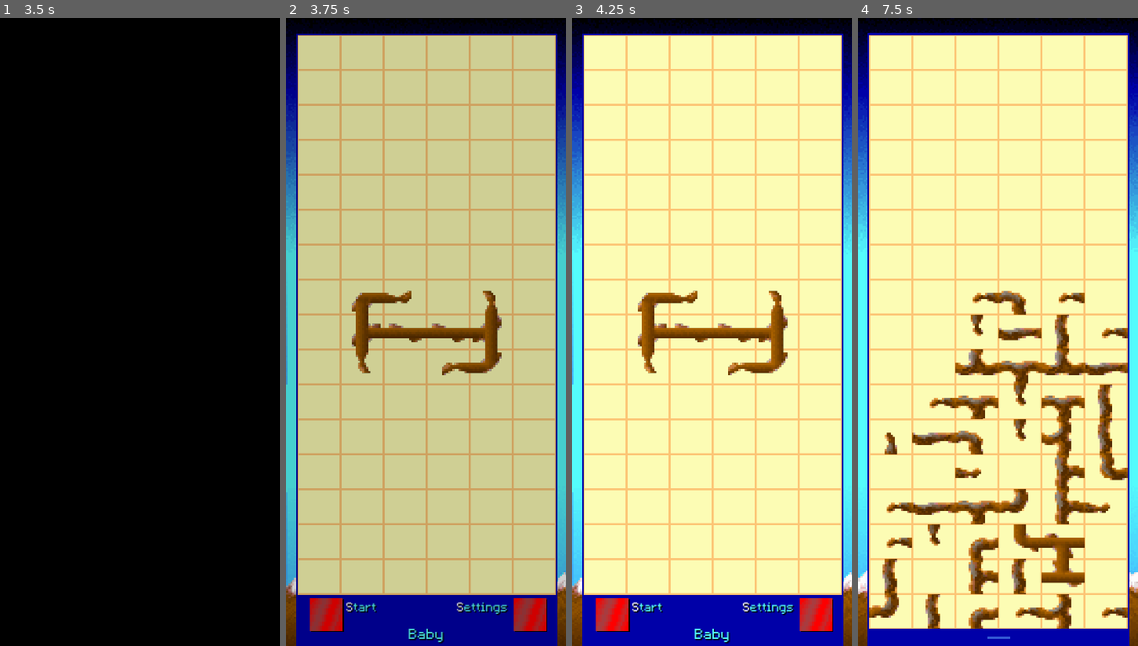
Above: before the commit, frames 1-4 (left to right).
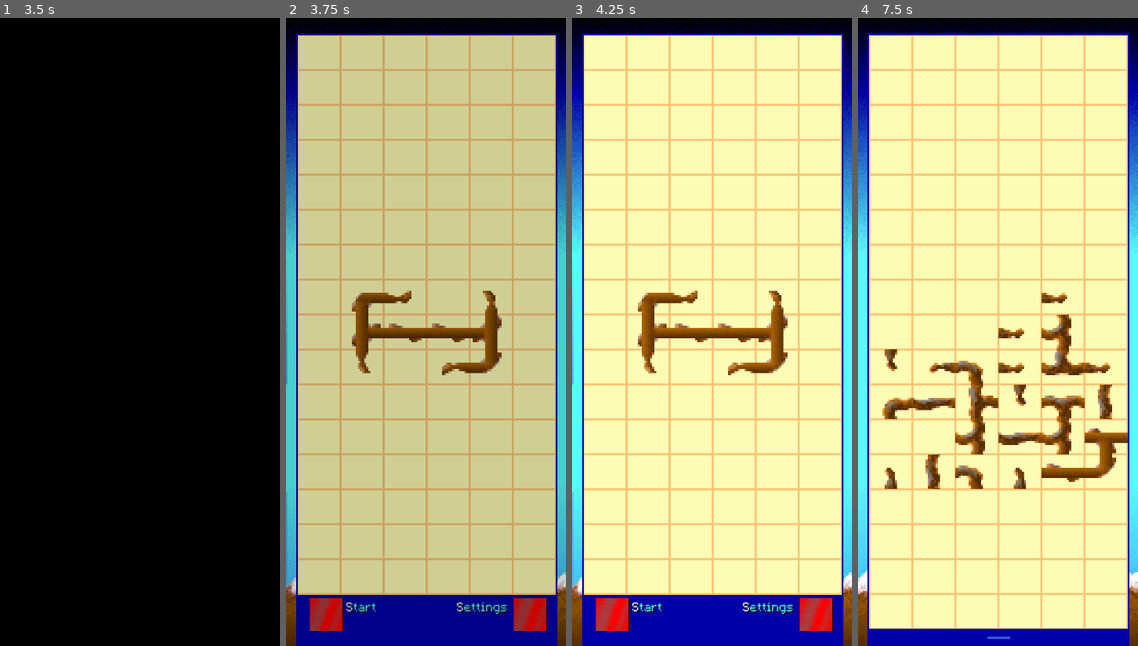
Above: after the commit, the same moments.

Repository: vurglepuddle/branch
Game: Godot game, scene res://scenes/PreClock.tscn
Two runs of this game, one before a commit and one after it. Both use one fixed random seed, a clock stepped at 60 frames per second and the inputs below.
Inputs (mouse positions are in pixels of both pictures, inside the frame that each line leads up to):
- Up to frame 1 (3.5 s): tap Enter at 0.5 s; move the mouse to (201, 300) at 0.52 s; tap 1 at 0.6 s; click (201, 300) at 0.67 s; drag from (84, 363) to (126, 457) at 1.27 s; move the mouse to (168, 193) at 2.02 s; tap 3 at 2.1 s; click (168, 193) at 2.17 s; tap Space at 2.75 s; drag from (126, 457) to (56, 237) at 2.77 s
- Up to frame 2 (3.75 s): move the mouse to (510, 426) at 3.52 s; tap 5 at 3.6 s; click (510, 426) at 3.67 s
- Up to frame 3 (4.25 s): no input
- Up to frame 4 (7.5 s): click (897, 614) at 4.25 s; drag from (914, 237) to (956, 175) at 5.02 s; tap Enter at 5.75, 7.25 s; move the mouse to (1012, 332) at 5.77 s; tap 1 at 5.85 s; click (1012, 332) at 5.92 s; tap Space at 6.5 s; drag from (956, 175) to (942, 363) at 6.52 s; move the mouse to (1059, 300) at 7.27 s; tap 3 at 7.35 s; click (1059, 300) at 7.42 s

Frame 1 is identical in both runs. In frame 2, 0.2% of the frame differs, in the area x 43-57%, y 97-100%; in frame 3, 0.2%; in frame 4, 12%, in the area x 3-97%, y 43-98%.

Commit message:
Constrain puzzle generation to preview cell shapes
- puzzle_generator: add valid_cells parameter — Prim's MST only expands
  to cells in the set; source tile chosen from valid cells; num_total_cells
  uses valid_cells.size() for correct density targeting
- grid.gd: thread valid_cells through init_branches → generate_solvable_puzzle
- difficulty_layouts.gd: add get_valid_cells() helper returning "x,y" → true
  dict for O(1) lookup; expert and torrero include row 16 tiles for full board
- main_menu.tscn: PanelBg_mainmenu added, menu z-index raised to 110/111
  to render above preview tiles during upcoming transition animation

Diff:
--- a/scenes/main_menu.tscn
+++ b/scenes/main_menu.tscn
@@ -31,6 +31,7 @@
 [node name="MenuItemsContainer" type="VBoxContainer" parent="."]
 unique_name_in_owner = true
 top_level = true
+z_index = 111
 layout_mode = 1
 anchors_preset = 8
 anchor_left = 0.5
@@ -140,6 +141,20 @@
 position = Vector2(273, 611)
 texture = ExtResource("3_8srqj")
 
+[node name="PanelBg_mainmenu" type="ColorRect" parent="."]
+z_index = 110
+layout_mode = 1
+anchors_preset = 15
+anchor_right = 1.0
+anchor_bottom = 1.0
+offset_left = 18.0
+offset_top = 1122.0
+offset_right = -17.0
+offset_bottom = 16.0
+grow_horizontal = 2
+grow_vertical = 2
+color = Color(0, 0, 0.658824, 1)
+
 [node name="ColorRect" type="ColorRect" parent="."]
 layout_mode = 0
 offset_left = 18.0
--- a/scripts/core/difficulty_layouts.gd
+++ b/scripts/core/difficulty_layouts.gd
@@ -333,6 +333,15 @@
 		{"tile_type_enum": BranchType.TERMINAL, "pos": Vector2i(4, 11), "rot_idx": 3, "state": "alive"},
 		{"tile_type_enum": BranchType.STRAIGHT, "pos": Vector2i(3, 12), "rot_idx": 0, "state": "alive"},
 		{"tile_type_enum": BranchType.TERMINAL, "pos": Vector2i(3, 13), "rot_idx": 0, "state": "alive"},
+
+#embellishment-16
+		{"tile_type_enum": BranchType.TERMINAL, "pos": Vector2i(0, 16), "rot_idx": 1, "state": "dead"},
+		{"tile_type_enum": BranchType.STRAIGHT, "pos": Vector2i(1, 16), "rot_idx": 1, "state": "dead"},
+		{"tile_type_enum": BranchType.STRAIGHT, "pos": Vector2i(2, 16), "rot_idx": 1, "state": "dead"},
+		{"tile_type_enum": BranchType.STRAIGHT, "pos": Vector2i(3, 16), "rot_idx": 1, "state": "dead"},
+		{"tile_type_enum": BranchType.STRAIGHT, "pos": Vector2i(4, 16), "rot_idx": 1, "state": "dead"},
+		{"tile_type_enum": BranchType.TERMINAL, "pos": Vector2i(5, 16), "rot_idx": 3, "state": "dead"},
+
 	],
 	"torrero": [
 #t
@@ -395,9 +404,9 @@
 		{"tile_type_enum": BranchType.STRAIGHT, "pos": Vector2i(3, 15), "rot_idx": 0, "state": "dead"},
 
 #embellishment-row-by-row
-		{"tile_type_enum": BranchType.TERMINAL, "pos": Vector2i(0, 0), "rot_idx": 2, "state": "dead"},
+		{"tile_type_enum": BranchType.STRAIGHT, "pos": Vector2i(0, 0), "rot_idx": 0, "state": "dead"},
 		{"tile_type_enum": BranchType.STRAIGHT, "pos": Vector2i(3, 0), "rot_idx": 0, "state": "dead"},
-		{"tile_type_enum": BranchType.TERMINAL, "pos": Vector2i(5, 0), "rot_idx": 2, "state": "dead"},
+		{"tile_type_enum": BranchType.STRAIGHT, "pos": Vector2i(5, 0), "rot_idx": 0, "state": "dead"},
 
 		{"tile_type_enum": BranchType.BEND, "pos": Vector2i(0, 1), "rot_idx": 0, "state": "dead"},
 		{"tile_type_enum": BranchType.STRAIGHT, "pos": Vector2i(1, 1), "rot_idx": 1, "state": "dead"},
@@ -451,5 +460,22 @@
 		{"tile_type_enum": BranchType.STRAIGHT, "pos": Vector2i(5, 8), "rot_idx": 0, "state": "dead"},
 		{"tile_type_enum": BranchType.STRAIGHT, "pos": Vector2i(5, 9), "rot_idx": 0, "state": "dead"},
 		{"tile_type_enum": BranchType.BEND, "pos": Vector2i(5, 10), "rot_idx": 0, "state": "dead"},
+
+#embellishment-row-16
+		{"tile_type_enum": BranchType.TERMINAL, "pos": Vector2i(0, 16), "rot_idx": 2, "state": "dead"},
+		{"tile_type_enum": BranchType.STRAIGHT, "pos": Vector2i(1, 16), "rot_idx": 0, "state": "alive"},
+		{"tile_type_enum": BranchType.STRAIGHT, "pos": Vector2i(2, 16), "rot_idx": 0, "state": "alive"},
+		{"tile_type_enum": BranchType.STRAIGHT, "pos": Vector2i(3, 16), "rot_idx": 0, "state": "dead"},
+		{"tile_type_enum": BranchType.STRAIGHT, "pos": Vector2i(4, 16), "rot_idx": 0, "state": "alive"},
+		{"tile_type_enum": BranchType.TERMINAL, "pos": Vector2i(5, 16), "rot_idx": 2, "state": "dead"},
+
 	],
 }
+
+# Returns a Dictionary of "x,y" string keys → true, for O(1) lookup in the generator.
+func get_valid_cells(difficulty: String) -> Dictionary:
+	var result: Dictionary = {}
+	for tile_info in PREVIEW_LAYOUTS.get(difficulty, []):
+		var pos: Vector2i = tile_info["pos"]
+		result["%s,%s" % [pos.x, pos.y]] = true
+	return result
--- a/scripts/core/grid.gd
+++ b/scripts/core/grid.gd
@@ -117,10 +117,12 @@
 	is_level_complete_animation_playing = false
 	print("Old branches cleared and state reset.")
 
+	var valid_cells: Dictionary = DifficultyLayouts.get_valid_cells(self.current_difficulty_str)
 	print("Calling init_branches...")
 	init_branches(grid_width, grid_height, BranchScene,
 				  prim_density_factor, prim_min_tiles,
-				  final_target_density, final_variation, self.is_toroidal_grid, max_gen_attempts_for_level)
+				  final_target_density, final_variation, self.is_toroidal_grid, max_gen_attempts_for_level,
+				  valid_cells)
 	print("init_branches call finished. Current branch count in array: %s" % branches.size())
 
 	var actual_branch_children_count = 0
@@ -220,11 +222,12 @@
 func init_branches(g_width: int, g_height: int, b_scene: PackedScene,
 				   initial_prim_density: float, min_prim_abs_tiles: int,
 				   target_final_density: float, final_density_variation: float,
-				   p_is_toroidal: bool,  p_max_generation_attempts: int)-> void:
+				   p_is_toroidal: bool, p_max_generation_attempts: int,
+				   p_valid_cells: Dictionary = {}) -> void:
 
 	var puzzle_data = null
 	var actual_final_active_tile_count = 0
-	var num_total_cells_on_grid = g_width * g_height
+	var num_total_cells_on_grid: int = p_valid_cells.size() if not p_valid_cells.is_empty() else g_width * g_height
 
 	# Calculate the desired *range* for the final number of active tiles
 	var base_desired_final_tiles = floor(num_total_cells_on_grid * target_final_density)
@@ -247,7 +250,7 @@
 		print("Generation attempt #%s (Prim's target: density_factor=%s, min_tiles=%s)..." % [attempts, initial_prim_density, min_prim_abs_tiles])
 		puzzle_data = generator.generate_solvable_puzzle(g_width, g_height, b_scene,
 														 initial_prim_density, min_prim_abs_tiles,
-														 p_is_toroidal)
+														 p_is_toroidal, p_valid_cells)
 
 		actual_final_active_tile_count = 0
 		if puzzle_data and puzzle_data.has("branches"):
--- a/scripts/core/puzzle_generator.gd
+++ b/scripts/core/puzzle_generator.gd
@@ -153,14 +153,15 @@
 func generate_solvable_puzzle(grid_width: int, grid_height: int, branch_scene: PackedScene,
 							  prim_initial_density_factor: float = 0.85,
 							  prim_min_target_tiles: int = 10,
-							  p_is_toroidal: bool = false) -> Dictionary:
+							  p_is_toroidal: bool = false,
+							  valid_cells: Dictionary = {}) -> Dictionary:
 	var final_branches_grid = []
 	for x in range(grid_width):
 		final_branches_grid.append([])
 		for y in range(grid_height):
 			final_branches_grid[x].append(null)
 
-	var num_total_cells = grid_width * grid_height
+	var num_total_cells: int = valid_cells.size() if not valid_cells.is_empty() else grid_width * grid_height
 
 	# Calculate the target number of active tiles for Prim's algorithm
 	var calculated_target_for_prim = floor(num_total_cells * prim_initial_density_factor)
@@ -169,8 +170,16 @@
 
 	var initial_active_cell_keys = {}
 	var cell_tree_connections = {}
-	var source_x = randi_range(0, grid_width - 1)
-	var source_y = randi_range(0, grid_height - 1)
+	var source_x: int
+	var source_y: int
+	if not valid_cells.is_empty():
+		var cell_keys: Array = valid_cells.keys()
+		var chosen: String = cell_keys[randi() % cell_keys.size()]
+		var parts: Array = chosen.split(",")
+		source_x = int(parts[0]); source_y = int(parts[1])
+	else:
+		source_x = randi_range(0, grid_width - 1)
+		source_y = randi_range(0, grid_height - 1)
 	var frontier = []
 	var source_key_str = "%s,%s" % [source_x, source_y]
 	initial_active_cell_keys[source_key_str] = true
@@ -188,14 +197,15 @@
 		if p_is_toroidal:
 			nx = get_toroidal_neighbor_coord(nx_raw, grid_width)
 			ny = get_toroidal_neighbor_coord(ny_raw, grid_height)
-			# For toroidal, neighbor always "exists" logically after wrapping.
-			# Key will be based on wrapped coords. If it's the source itself, it's already in tree.
-			if not ("%s,%s" % [nx, ny] == source_key_str): # Avoid adding source to frontier from itself
+			var nk: String = "%s,%s" % [nx, ny]
+			if nk != source_key_str and (valid_cells.is_empty() or valid_cells.has(nk)):
 				frontier.append({"x": nx, "y": ny, "parent_x": source_x, "parent_y": source_y})
 		else:
 			nx = nx_raw
 			ny = ny_raw
-			if is_valid_position(nx, ny, grid_width, grid_height):
+			var nk: String = "%s,%s" % [nx, ny]
+			if is_valid_position(nx, ny, grid_width, grid_height) and \
+			   (valid_cells.is_empty() or valid_cells.has(nk)):
 				frontier.append({"x": nx, "y": ny, "parent_x": source_x, "parent_y": source_y})
 
 	while frontier.size() > 0 and cells_in_tree_count < num_active_tiles_target_for_prim:
@@ -231,13 +241,17 @@
 			if p_is_toroidal:
 				nx = get_toroidal_neighbor_coord(nx_raw, grid_width)
 				ny = get_toroidal_neighbor_coord(ny_raw, grid_height)
-				if not initial_active_cell_keys.has("%s,%s" % [nx,ny]): # Check with wrapped key
+				var nk2: String = "%s,%s" % [nx, ny]
+				if not initial_active_cell_keys.has(nk2) and \
+				   (valid_cells.is_empty() or valid_cells.has(nk2)):
 					consider_neighbor = true
 			else: # Non-toroidal
 				nx = nx_raw
 				ny = ny_raw
+				var nk2: String = "%s,%s" % [nx, ny]
 				if is_valid_position(nx, ny, grid_width, grid_height) and \
-				   not initial_active_cell_keys.has("%s,%s" % [nx,ny]):
+				   not initial_active_cell_keys.has(nk2) and \
+				   (valid_cells.is_empty() or valid_cells.has(nk2)):
 					consider_neighbor = true
 
 			if consider_neighbor:
